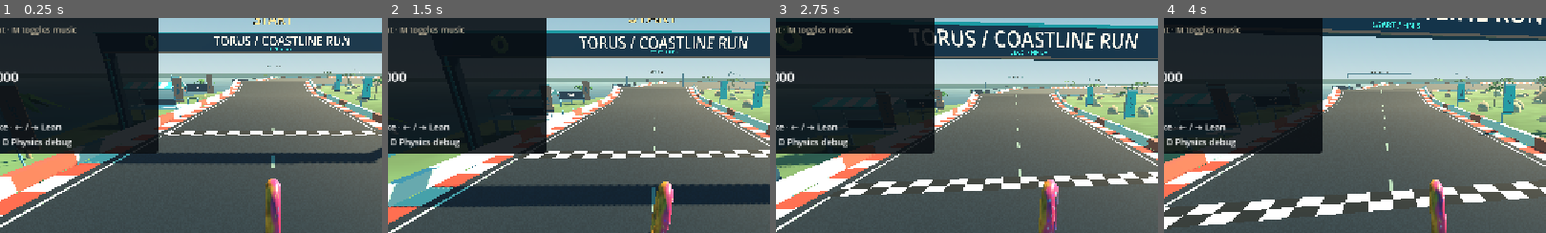
Above: before the commit, frames 1-4 (left to right).
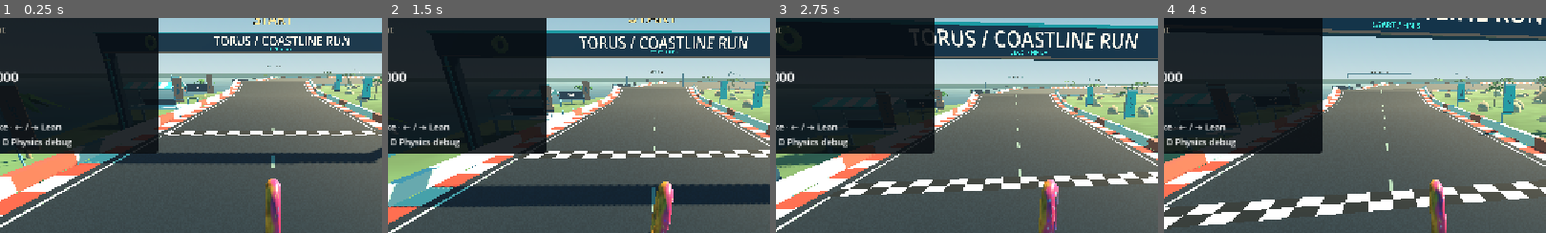
Above: after the commit, the same moments.

Repository: scx1332/torus-racer-build
Game: Godot game, scene res://track.tscn
Two runs of this game, one before a commit and one after it. Both use one fixed random seed, a clock stepped at 60 frames per second and the inputs below.
Inputs (mouse positions are % of the whole screen's width and height, from its top left):
- Up to frame 1 (0.25 s): no input
- Up to frame 2 (1.5 s): tap Enter at 0.5 s; move the mouse to (72, 45) at 0.52 s; hold Right (lean_right) 0.53-1.28 s; hold M (music_toggle, bound only before the commit) 0.53-1.28 s; click (72, 45) at 0.67 s; tap Space (hop) at 0.77, 0.8, 1.07, 1.35 s; move the mouse to (30, 55) at 1.27 s; hold Down (brake) from 1.28 s (still down)
- Up to frame 3 (2.75 s): tap Space (hop) at 1.52, 1.82, 2.3 s; tap M (music_toggle, bound only before the commit) at 1.55 s; move the mouse to (60, 28) at 2.02 s; release Down (brake) at 2.03 s; hold Right (lean_right) from 2.03 s (still down); hold M (music_toggle, bound only before the commit) from 2.03 s (still down)
- Up to frame 4 (4 s): move the mouse to (45, 70) at 2.77 s; release Right (lean_right) at 2.78 s; release M (music_toggle, bound only before the commit) at 2.78 s; hold Up (accelerate) 2.78-3.53 s; tap M (music_toggle, bound only before the commit) at 2.85 s; click (45, 70) at 2.92 s; tap Space (hop) at 3.02, 3.32 s; move the mouse to (80, 65) at 3.52 s; hold Left (lean_left) from 3.53 s (still down); hold Space (hop) from 3.53 s (still down)
The pictures show only the part of the screen within x 14-64%, y 7-57%; the shares and areas given below are measured in that part.

The runs differ from the first frame. In frame 1, 0.4% of the frame differs, in the area x 2-20%, y 3-8%; in frame 2, 0.4%; in frame 3, 0.4%; in frame 4, 0.4%.

Commit message:
feat: remove the background music
The soundtrack was procedurally generated PCM, not an audio asset: a
four-bar chord/melody/percussion score rendered into a looping 16-bit
22.05 kHz mono AudioStreamWAV at startup. Drop the generator, its player,
the M toggle and the music_toggle input action.

Sound effects are untouched. Rolling, hop, landing, impact and splash
still synthesize and cache as before; cached PCM drops from 954 KB to
107 KB.

Co-Authored-By: Claude Opus 5 (1M context) <noreply@anthropic.com>
Claude-Session: https://claude.ai/code/session_016pPePjmxRh616g6226i3iZ

Diff:
--- a/audio_synth.gd
+++ b/audio_synth.gd
@@ -4,36 +4,6 @@
 
 const SAMPLE_RATE := 22050
 static var _cache: Dictionary = {}
-
-
-static func music() -> AudioStreamWAV:
-	if _cache.has(&"music"):
-		return _cache[&"music"]
-	var beat := 0.625 # 96 BPM, four original bars with a soft coastal feel.
-	var samples := PackedFloat32Array()
-	samples.resize(int(16.0 * beat * SAMPLE_RATE))
-	var chords := [[60, 64, 67, 71], [57, 60, 64, 67], [53, 57, 60, 64], [55, 59, 62, 64]]
-	var melody := [72, 76, 79, 76, -1, 81, 79, -1,
-		76, 69, 72, 76, 79, 76, 74, -1,
-		77, 76, 72, 69, 72, 77, 76, -1,
-		74, 79, 83, 81, 79, 76, 74, -1]
-	for bar in range(4):
-		for note: int in chords[bar]:
-			_tone(samples, bar * beat * 4.0, beat * 3.9, _frequency(note), 0.035, 1.0, 0.06)
-		for pulse in [0.0, 1.5, 2.0, 3.5]:
-			_tone(samples, (bar * 4.0 + pulse) * beat, beat * 0.45,
-				_frequency(chords[bar][0] - 24), 0.16, 4.0, 0.18)
-	for step in range(melody.size()):
-		if melody[step] >= 0:
-			_tone(samples, step * beat * 0.5, beat * 0.48,
-				_frequency(melody[step]), 0.13, 7.0, 0.22)
-	var rng := RandomNumberGenerator.new()
-	rng.seed = 39027
-	for pulse in range(16):
-		_percussion(samples, pulse * beat, 0.15, pulse % 2 == 0, rng)
-		_percussion(samples, (pulse + 0.5) * beat, 0.055, false, rng, 0.25)
-	_cache[&"music"] = _pcm(samples, true)
-	return _cache[&"music"]
 
 
 static func rolling() -> AudioStreamWAV:
@@ -82,36 +52,11 @@
 	return _cache[kind]
 
 
-static func _tone(samples: PackedFloat32Array, start: float, duration: float,
-		frequency: float, gain: float, decay: float, brightness: float) -> void:
-	var begin := int(start * SAMPLE_RATE)
-	var count := mini(int(duration * SAMPLE_RATE), samples.size() - begin)
-	for index in range(count):
-		var time := float(index) / SAMPLE_RATE
-		var envelope := minf(time / 0.008, 1.0) * minf((duration - time) / 0.035, 1.0) * exp(-time * decay)
-		var phase := TAU * frequency * time
-		samples[begin + index] += gain * envelope * (sin(phase) + sin(phase * 2.0) * brightness)
-
-
-static func _percussion(samples: PackedFloat32Array, start: float, duration: float,
-		kick: bool, rng: RandomNumberGenerator, gain: float = 1.0) -> void:
-	var begin := int(start * SAMPLE_RATE)
-	for index in range(mini(int(duration * SAMPLE_RATE), samples.size() - begin)):
-		var time := float(index) / SAMPLE_RATE
-		var value := sin(TAU * (75.0 * time - 120.0 * time * time)) * 0.16 if kick \
-			else rng.randf_range(-1.0, 1.0) * 0.055
-		samples[begin + index] += value * exp(-time * 35.0) * minf(time / 0.002, 1.0) * gain
-
-
-static func _frequency(note: int) -> float:
-	return 440.0 * pow(2.0, float(note - 69) / 12.0)
-
-
 static func _pcm(samples: PackedFloat32Array, loop: bool = false) -> AudioStreamWAV:
 	var bytes := PackedByteArray()
 	bytes.resize(samples.size() * 2)
 	for index in range(samples.size()):
-		# Short boundary fades prevent clicks, including at the rolling/music loop seam.
+		# Short boundary fades prevent clicks, including at the rolling loop seam.
 		var fade := minf(1.0, minf(float(index), float(samples.size() - 1 - index)) / (SAMPLE_RATE * 0.006))
 		var value := int(clampf(samples[index] * fade, -0.85, 0.85) * 32767.0)
 		bytes.encode_s16(index * 2, value)
--- a/game_audio.gd
+++ b/game_audio.gd
@@ -6,19 +6,13 @@
 
 @export var target: TorusBody
 @export var water_hazard: Node3D
-@export var music_enabled: bool = true:
-	set(value):
-		music_enabled = value
-		_sync_music()
 @export var sfx_enabled: bool = true:
 	set(value):
 		sfx_enabled = value
 		if not value:
 			_stop_effects()
-@export_range(-40.0, 0.0, 1.0) var music_volume_db: float = -20.0
 @export_range(-40.0, 0.0, 1.0) var sfx_volume_db: float = -10.0
 
-var _music: AudioStreamPlayer
 var _rolling: AudioStreamPlayer
 var _effects: Dictionary = {}
 var _sample: Dictionary = {}
@@ -33,13 +27,10 @@
 
 
 func _ready() -> void:
-	_install_input()
-	_music = _player("CoastalMusic", AudioSynth.music())
 	_rolling = _player("Rolling", AudioSynth.rolling())
 	_rolling.volume_db = -60.0
 	for kind: StringName in [&"hop", &"landing", &"impact", &"splash"]:
 		_effects[kind] = _player(String(kind).capitalize(), AudioSynth.cue(kind))
-	_sync_music()
 	if is_instance_valid(target):
 		target.physics_sampled.connect(_on_physics_sampled)
 		target.reset_completed.connect(_on_reset)
@@ -47,14 +38,7 @@
 		water_hazard.connect(&"water_entered", _on_water_entered)
 
 
-func _unhandled_input(event: InputEvent) -> void:
-	if event.is_action_pressed(&"music_toggle") and not event.is_echo():
-		music_enabled = not music_enabled
-		get_viewport().set_input_as_handled()
-
-
 func _process(delta: float) -> void:
-	_sync_music()
 	if not sfx_enabled or _submerged or _sample.is_empty() or _sample.get("water_pending", false):
 		return
 	var speed: float = _sample.get("speed", 0.0)
@@ -146,27 +130,9 @@
 			(_effects[kind] as AudioStreamPlayer).stop()
 
 
-func _sync_music() -> void:
-	if not is_instance_valid(_music):
-		return
-	_music.volume_db = music_volume_db
-	_music.stream_paused = not music_enabled
-	if music_enabled and not _music.playing:
-		_music.play()
-
-
 func _player(player_name: String, stream: AudioStreamWAV) -> AudioStreamPlayer:
 	var player := AudioStreamPlayer.new()
 	player.name = player_name
 	player.stream = stream
 	add_child(player)
 	return player
-
-
-static func _install_input() -> void:
-	if not InputMap.has_action(&"music_toggle"):
-		InputMap.add_action(&"music_toggle")
-	var key := InputEventKey.new()
-	key.physical_keycode = KEY_M
-	if not InputMap.action_has_event(&"music_toggle", key):
-		InputMap.action_add_event(&"music_toggle", key)
--- a/tests/audio_feedback.gd
+++ b/tests/audio_feedback.gd
@@ -1,5 +1,5 @@
 extends SceneTree
-## Validate cached PCM, audio event transitions, controls, and observer independence.
+## Validate cached PCM, audio event transitions, and observer independence.
 
 class TestWater extends Node3D:
 	signal water_entered(position: Vector3, impact_speed: float)
@@ -35,7 +35,6 @@
 	var initial_angular := _body.angular_velocity
 	await create_timer(0.05).timeout
 	await _test_events()
-	_test_music_toggle()
 	_check(_body.transform == initial_transform and _body.linear_velocity == initial_linear
 		and _body.angular_velocity == initial_angular, "Audio events never alter rigid-body state")
 	_audio.queue_free()
@@ -49,7 +48,7 @@
 
 func _test_streams() -> void:
 	var started := Time.get_ticks_msec()
-	var streams := [AudioSynth.music(), AudioSynth.rolling(), AudioSynth.cue(&"hop"),
+	var streams := [AudioSynth.rolling(), AudioSynth.cue(&"hop"),
 		AudioSynth.cue(&"landing"), AudioSynth.cue(&"impact"), AudioSynth.cue(&"splash")]
 	var total_bytes := 0
 	for stream: AudioStreamWAV in streams:
@@ -66,10 +65,9 @@
 		_check(pcm.decode_s16(0) == 0 and pcm.decode_s16(pcm.size() - 2) == 0, "Stream boundaries fade without clicks")
 		total_bytes += pcm.size()
 	_check(total_bytes < 1000000, "Cached audio occupies less than 1MB of PCM")
-	_check(streams[0] == AudioSynth.music() and streams[1] == AudioSynth.rolling()
-		and streams[2] == AudioSynth.cue(&"hop"), "Repeated requests reuse synthesized resources")
-	_check(streams[0].loop_mode == AudioStreamWAV.LOOP_FORWARD and streams[1].loop_mode == AudioStreamWAV.LOOP_FORWARD,
-		"Music and rolling streams loop")
+	_check(streams[0] == AudioSynth.rolling() and streams[1] == AudioSynth.cue(&"hop"),
+		"Repeated requests reuse synthesized resources")
+	_check(streams[0].loop_mode == AudioStreamWAV.LOOP_FORWARD, "The rolling stream loops")
 	print("AUDIO SYNTH bytes=%d generation_and_scan_ms=%d" % [total_bytes, Time.get_ticks_msec() - started])
 
 
@@ -138,22 +136,6 @@
 	_body.reset_completed.emit()
 
 
-func _test_music_toggle() -> void:
-	var key := InputEventKey.new()
-	key.physical_keycode = KEY_M
-	key.pressed = true
-	_check(InputMap.action_has_event(&"music_toggle", key), "M is mapped to music toggle")
-	_check(_audio._music.playing and _audio.music_enabled, "Music starts enabled")
-	_audio._unhandled_input(key)
-	_check(not _audio.music_enabled and _audio._music.stream_paused and _audio.sfx_enabled,
-		"M pauses music while leaving SFX enabled")
-	_audio._unhandled_input(key)
-	_check(_audio.music_enabled and not _audio._music.stream_paused, "Second M resumes music")
-	_audio.music_volume_db = -28.0
-	_audio._process(0.1)
-	_check(is_equal_approx(_audio._music.volume_db, -28.0), "Music volume can be tuned live")
-
-
 func _sample(grounded: bool, velocity: Vector3, slip: float = 0.0) -> void:
 	_body.physics_sampled.emit({"grounded": grounded, "linear_velocity": velocity,
 		"speed": velocity.length(), "slip_ratio": slip})
--- a/track.tscn
+++ b/track.tscn
@@ -61,7 +61,7 @@
 
 [node name="HUD" parent="." index="8" node_paths=PackedStringArray("race_manager")]
 phase_label = "COASTLINE RUN"
-location_hint = "R returns to checkpoint · M toggles music"
+location_hint = "R returns to checkpoint"
 panel_width = 430.0
 race_manager = NodePath("../RaceManager")
 
Not shown, changed: README.md
